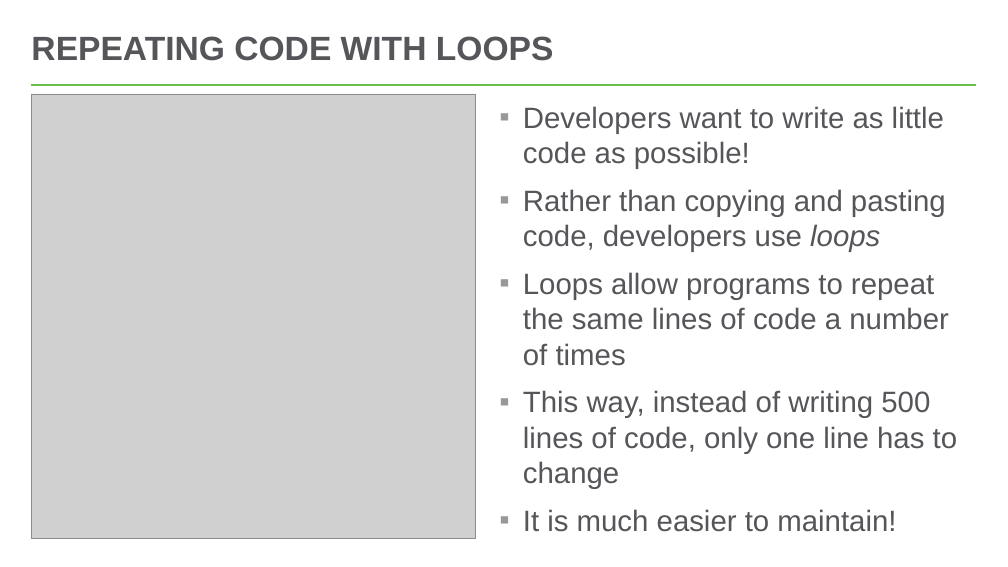
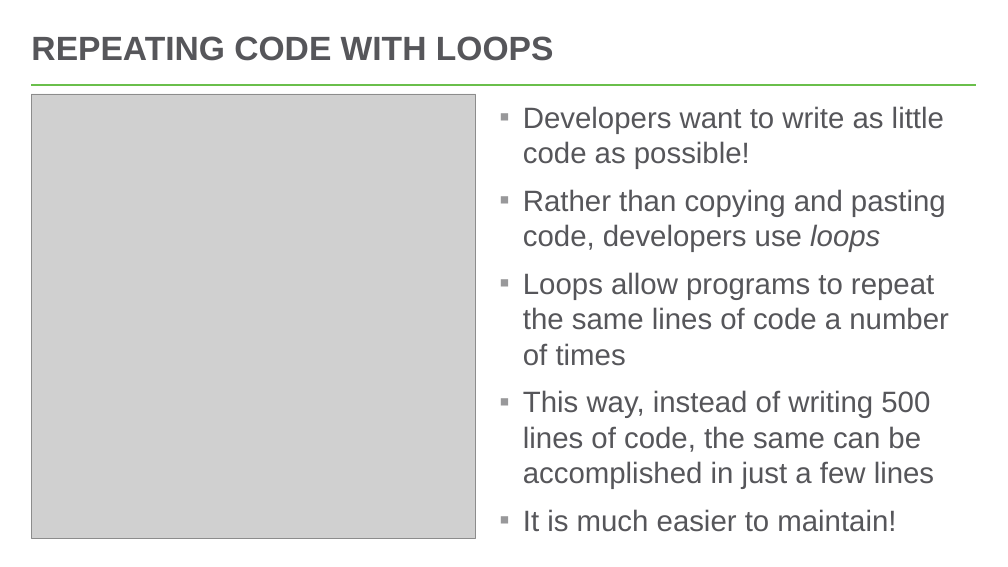
Before and after one commit to hytechcamps/python, a slide deck: slide 10 of ProgrammingWithPython.pptx. Drawn at 1008x567 pixels with LibreOffice and Linux fonts; fonts in the diff are those of the drawing; grey boxes stand for pictures. Boxes give left, top, right and bottom in pixels: in the first picture for what was removed or moved away, otherwise in the second. Text is boxed around its words. In the diff, an @@ line names an element or a change of style, - is before the commit and + after.

```diff
--- a/ProgrammingWithPython.pptx
+++ b/ProgrammingWithPython.pptx
@@ text at [523, 390, 934, 489]: text changed @@
-▪ This way, instead of writing 500 lines of code, only one line has to change
+▪ This way, instead of writing 500 lines of code, the same can be accomplished in just a few lines
```
Also in this commit, not shown: 3 other slides changed, 2 slides added, 1 other file.
